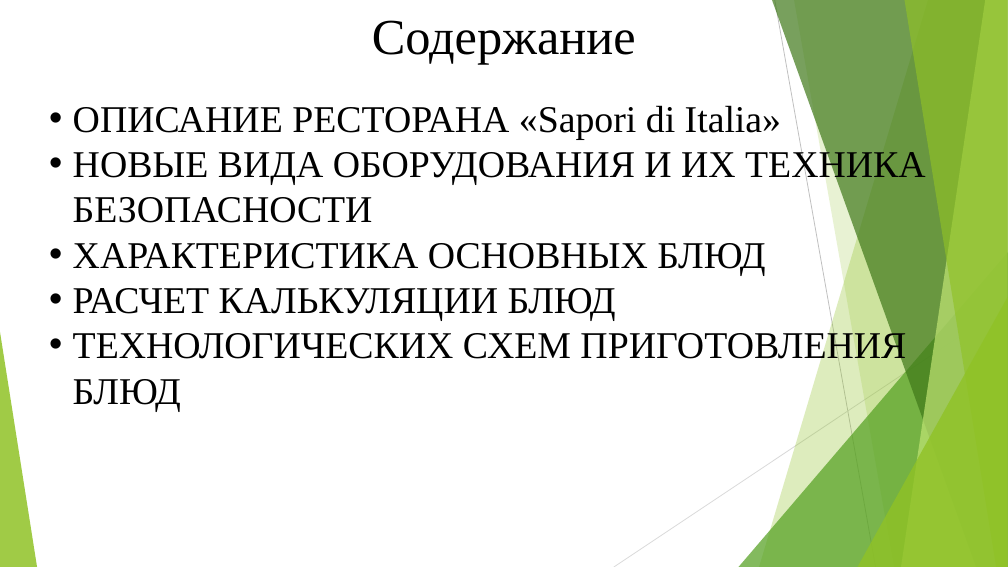
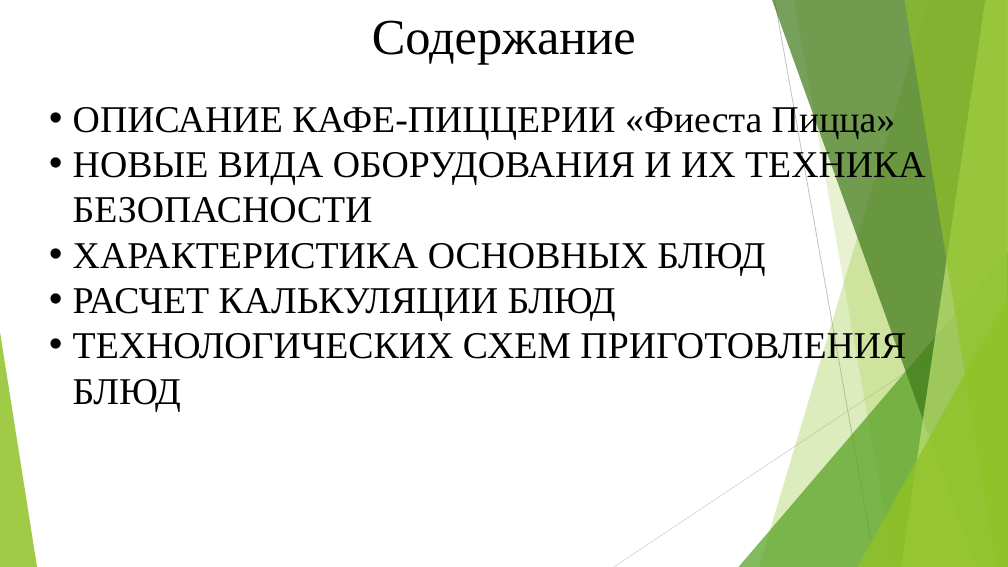
Before and after one commit to David2261/Scheme_Automation, a slide deck: slide 2 of 2023/Диплом/Алина/Презентация.pptx. Drawn at 1008x567 pixels with LibreOffice and Linux fonts; fonts in the diff are those of the drawing. Boxes give left, top, right and bottom in pixels: in the first picture for what was removed or moved away, otherwise in the second. Text is boxed around its words. In the diff, an @@ line names an element or a change of style, - is before the commit and + after.

```diff
--- a/2023/Диплом/Алина/Презентация.pptx
+++ b/2023/Диплом/Алина/Презентация.pptx
@@ text at [73,102,896,139]: text changed @@
-• ОПИСАНИЕ РЕСТОРАНА «Sapori di Italia»
+• ОПИСАНИЕ КАФЕ-ПИЦЦЕРИИ «Фиеста Пицца»
```
Also in this commit, not shown: 2 other slides changed, 1 slide added, 1 slide removed, 1 other file.
